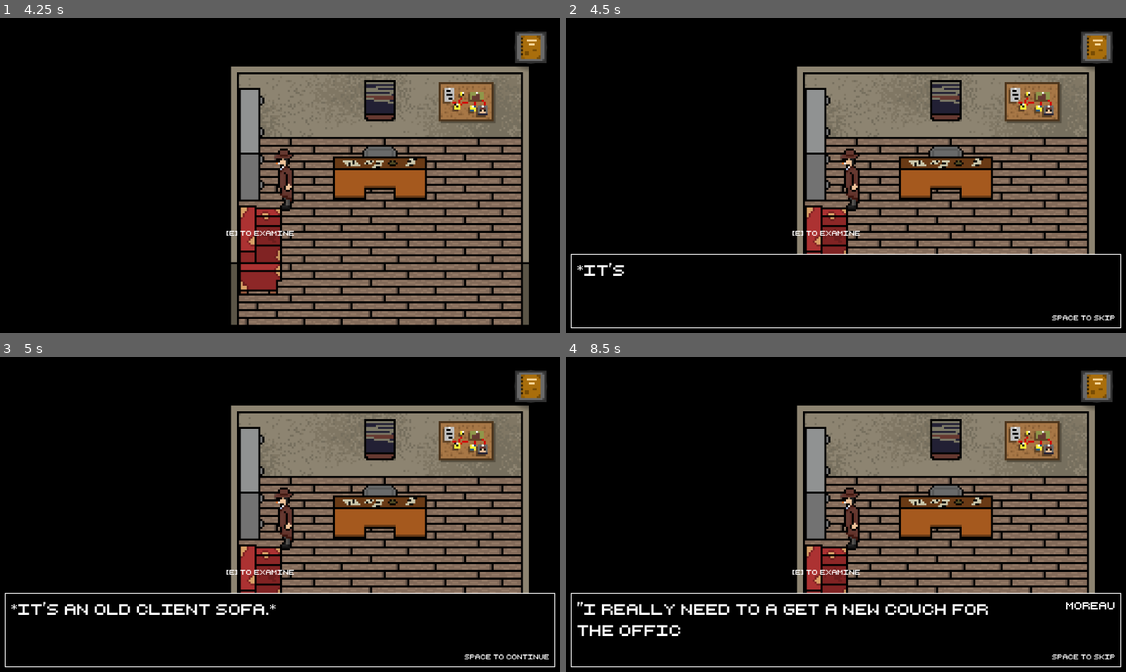
Above: before the commit, frames 1-4 (two rows, left to right).
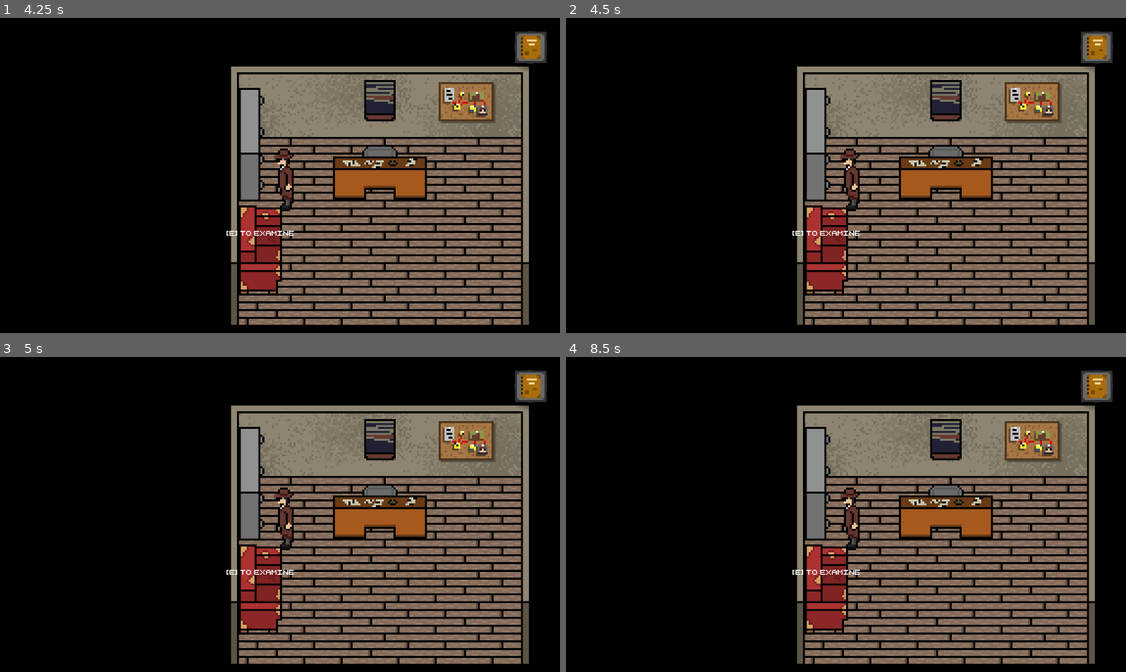
Above: after the commit, the same moments.

Repository: HuskyGameDev/2024f-team12
Game: Godot game, scene res://Game/levels/LevelOne/LevelOne.tscn
Two runs of this game, one before a commit and one after it. Both use one fixed random seed, a clock stepped at 60 frames per second and the inputs below. This scene is started directly instead of the project's main scene.
Inputs (mouse positions are in pixels of both pictures, inside the frame that each line leads up to):
- Up to frame 1 (4.25 s): click (532, 46) at 0.5 s; tap Enter at 1.25 s; hold E (primary_action) 1.28-2.03 s; hold W (up) 1.28-2.78 s; tap E (primary_action) at 2.1, 3.6 s; tap Space (skip) at 2.75 s; hold E (primary_action) 2.78-3.53 s; hold A (left) from 2.78 s (still down)
- Up to frame 2 (4.5 s): release A (left) at 4.28 s; hold S (down) from 4.28 s (still down); hold E (primary_action) from 4.28 s (still down)
- Up to frame 3 (5 s): keep holding S (down); keep holding E (primary_action); tap Space (skip) at 4.9 s
- Up to frame 4 (8.5 s): release S (down) at 5.03 s; release E (primary_action) at 5.03 s; hold D (right) 5.03-5.78 s; tap E (primary_action) at 5.1, 6.6, 8.1 s; tap Enter at 5.75 s; hold W (up) 5.78-6.53 s; hold E (primary_action) 5.78-6.53 s; tap Space (skip) at 6.5 s; hold D (right) from 6.53 s (still down); hold E (primary_action) 7.28-8.03 s

Frame 1 is identical in both runs. In frame 2, 10% of the frame differs, in the area x 0-100%, y 74-99%; in frame 3, 11%; in frame 4, 11%.
Error in both runs: Out of bounds get index '0' (on base: 'Array[Node]') (res://Game/ui/door_button.gd:9)

Commit message:
Partial implementation of Multiple choice
doesn't work quite yet but here we are

Diff:
--- a/Entities/Cutscenes/Textbox/Cutscene1.tscn
+++ b/Entities/Cutscenes/Textbox/Cutscene1.tscn
@@ -11,6 +11,13 @@
 border_width_right = 2
 border_width_bottom = 2
 border_color = Color(1, 1, 1, 1)
+
+[sub_resource type="StyleBoxFlat" id="StyleBoxFlat_bap8e"]
+bg_color = Color(0, 0, 0, 1)
+border_width_left = 2
+border_width_top = 2
+border_width_right = 2
+border_width_bottom = 2
 
 [node name="Cutscene1" type="CanvasLayer"]
 script = ExtResource("1_r80i5")
@@ -95,3 +102,65 @@
 visible = false
 position = Vector2(576, 558)
 scale = Vector2(2, 2)
+
+[node name="MarginContainer" type="MarginContainer" parent="."]
+offset_left = 900.0
+offset_top = 151.0
+offset_right = 1138.0
+offset_bottom = 474.0
+
+[node name="Panel2" type="Panel" parent="MarginContainer"]
+layout_mode = 2
+theme_override_styles/panel = SubResource("StyleBoxFlat_bap8e")
+
+[node name="VBoxContainer" type="VBoxContainer" parent="MarginContainer/Panel2"]
+layout_mode = 0
+offset_left = 6.0
+offset_top = 6.0
+offset_right = 232.0
+offset_bottom = 317.0
+
+[node name="Button" type="Button" parent="MarginContainer/Panel2/VBoxContainer"]
+layout_mode = 2
+theme_override_fonts/font = ExtResource("2_dyrlv")
+button_mask = 0
+text = "The test button of the testing test"
+autowrap_mode = 3
+
+[node name="VisibleOnScreenNotifier2D" type="VisibleOnScreenNotifier2D" parent="MarginContainer/Panel2/VBoxContainer/Button"]
+position = Vector2(12, 11)
+
+[node name="Button2" type="Button" parent="MarginContainer/Panel2/VBoxContainer"]
+layout_mode = 2
+theme_override_fonts/font = ExtResource("2_dyrlv")
+button_mask = 0
+text = "Hmm yes perhaps further testing is in order"
+autowrap_mode = 3
+
+[node name="VisibleOnScreenNotifier2D" type="VisibleOnScreenNotifier2D" parent="MarginContainer/Panel2/VBoxContainer/Button2"]
+position = Vector2(11, 13)
+
+[node name="Button3" type="Button" parent="MarginContainer/Panel2/VBoxContainer"]
+layout_mode = 2
+theme_override_fonts/font = ExtResource("2_dyrlv")
+button_mask = 0
+text = "..."
+autowrap_mode = 3
+
+[node name="VisibleOnScreenNotifier2D" type="VisibleOnScreenNotifier2D" parent="MarginContainer/Panel2/VBoxContainer/Button3"]
+position = Vector2(15, 12)
+
+[node name="Button4" type="Button" parent="MarginContainer/Panel2/VBoxContainer"]
+layout_mode = 2
+theme_override_fonts/font = ExtResource("2_dyrlv")
+button_mask = 0
+text = "..."
+autowrap_mode = 3
+
+[node name="VisibleOnScreenNotifier2D" type="VisibleOnScreenNotifier2D" parent="MarginContainer/Panel2/VBoxContainer/Button4"]
+position = Vector2(16, 12)
+
+[connection signal="pressed" from="MarginContainer/Panel2/VBoxContainer/Button" to="." method="_on_button_pressed"]
+[connection signal="pressed" from="MarginContainer/Panel2/VBoxContainer/Button2" to="." method="_on_button_2_pressed"]
+[connection signal="pressed" from="MarginContainer/Panel2/VBoxContainer/Button3" to="." method="_on_button_3_pressed"]
+[connection signal="pressed" from="MarginContainer/Panel2/VBoxContainer/Button4" to="." method="_on_button_4_pressed"]
--- a/Entities/Cutscenes/Textbox/cutscene_1.gd
+++ b/Entities/Cutscenes/Textbox/cutscene_1.gd
@@ -5,14 +5,17 @@
 #NOTE
 # 1. clamp width of text box?
 # 2. change format of name to allow for two line names?
-
-
 
 
 @onready var textbox_container = $TextboxContainer
 @onready var label = $TextboxContainer/MarginContainer/HBoxContainer/Label
 @onready var skip_promt = $TextboxContainer/MarginContainer/VBoxContainer/SkipText
 @onready var LOM = $LOM
+@onready var multichoice = $MarginContainer
+@onready var b1 = $MarginContainer/Panel2/VBoxContainer/Button
+@onready var b2 = $MarginContainer/Panel2/VBoxContainer/Button2
+@onready var b3 = $MarginContainer/Panel2/VBoxContainer/Button3
+@onready var b4 = $MarginContainer/Panel2/VBoxContainer/Button4
 
 @onready var speaker = $TextboxContainer/MarginContainer/VBoxContainer/speaker
 
@@ -26,6 +29,11 @@
 var blackscreen = false
 var minigame = false
 var minigamevisible = false
+var multiplechoice = false
+var mcv = true
+var correctanswer = 0
+var buttonjustpressed = false
+var buttonpressed = -5
 
 @onready var tween = get_tree().create_tween().bind_node(self)
 
@@ -62,7 +70,7 @@
 				change_state(State.FINISHED)
 			pass
 		State.FINISHED:
-			if Input.is_action_just_pressed("skip") && minigame == false:
+			if Input.is_action_just_pressed("skip") && minigame == false && multiplechoice == false:
 				change_state(State.READY)
 				if text_queue.is_empty():
 					hide_textbox()
@@ -79,10 +87,31 @@
 				minigame = false
 				minigamevisible = false
 				change_state(State.READY)
+			if multiplechoice == true && mcv == false:
+				mcv = true
+				multichoice.show()
+
+			if buttonjustpressed == true && buttonpressed == correctanswer:
+				multichoice.hide()
+				buttonjustpressed = false
+				multiplechoice = false
+				mcv = false
+				correctanswer = 0
+				buttonpressed = -5
+			if buttonjustpressed == true && buttonpressed != correctanswer:
+				multichoice.hide()
+				buttonjustpressed = false
+				multiplechoice = false
+				mcv = false
+				correctanswer = 0
+				buttonpressed = -5
 
 func hide_textbox():
 	if minigamevisible:
 		LOM.hide()
+	if mcv:
+		multichoice.hide()
+		mcv = false
 	label.text = ""
 	skip_promt.text = ""
 	speaker.text = ""
@@ -96,7 +125,7 @@
 	var spk = speakerson.pop_front()
 	if skip_promt.hidden:
 		skip_promt.show()
-	if spk != 3:
+	if spk < 3:
 		skip_promt.text = "Space to skip"
 	else:
 		skip_promt.hide()
@@ -113,6 +142,9 @@
 			speakertwo = true
 	if spk == 3:
 		minigame = true
+	if spk >= 4 && spk <= 7:
+		place_buttons()
+		multiplechoice = true
 
 	var next_text = text_queue.pop_front()
 	label.text = next_text
@@ -138,12 +170,66 @@
 
 #note for 'shown', if 0 nothing happens, if 1 toggles speakerone
 #   if 2, toggles speakertwo
+#   if 3, activates minigame
+#   if 4-7, sets respective buttons
 func queue_cutscene(speaker, shown, queabletext):
 	blackscreen = true
 	text_queue.push_back(queabletext)
 	speakers.push_back(speaker)
 	speakerson.push_back(shown)
 
+func adjust_button_box():
+	var boxfinalsize = 0
+	if b1.visible:
+		var button_size = b1.get_minimum_size()
+		boxfinalsize += button_size.y
+	if b2.visible:
+		var button_size = b2.get_minimum_size()
+		boxfinalsize += button_size.y
+	if b3.visible:
+		var button_size = b3.get_minimum_size()
+		boxfinalsize += button_size.y
+	if b4.visible:
+		var button_size = b4.get_minimum_size()
+		boxfinalsize += button_size.y
+
+func place_buttons():
+	var curbutt = speakerson.pop_front()
+	speakers.pop_front()
+	while curbutt != 8:
+		if curbutt == 4:
+			b1.show()
+			b1.text = text_queue.pop_front()
+		if curbutt == 5:
+			b2.show()
+			b2.text = text_queue.pop_front()
+		if curbutt == 6:
+			b3.show()
+			b3.text = text_queue.pop_front()
+		if curbutt == 7:
+			b4.show()
+			b4.text = text_queue.pop_front()
+		speakers.pop_front()
+		curbutt = speakerson.pop_front()
+	correctanswer = curbutt
+	multichoice.show()
+	adjust_button_box()
+
+func _on_button_pressed() -> void:
+	buttonjustpressed = true
+	buttonpressed = 1
+
+func _on_button_2_pressed() -> void:
+	buttonjustpressed = true
+	buttonpressed = 2
+
+func _on_button_3_pressed() -> void:
+	buttonjustpressed = true
+	buttonpressed = 3
+
+func _on_button_4_pressed() -> void:
+	buttonjustpressed = true
+	buttonpressed = 4
 
 func change_state(st):
 	current_state = st
--- a/Entities/Interactions/LevelOneInteractables/scripts/desk_interaction.gd
+++ b/Entities/Interactions/LevelOneInteractables/scripts/desk_interaction.gd
@@ -24,8 +24,14 @@
 	#QTE? text box game?
 	# TEST
 	# text_box.queue_cutscene("Quick!", 3, "")
+	text_box.queue_cutscene("Moreau", 4, "\"What can you tell me about your-\"")
+	text_box.queue_cutscene("Moreau", 4, "Husband")
+	text_box.queue_cutscene("Moreau", 5, "Son")
+	text_box.queue_cutscene("Moreau", 6, "Dog")
+	text_box.queue_cutscene("Moreau", 7, "...")
+	text_box.queue_cutscene("Moreau", 8, "...")
 	# TEST
-	text_box.queue_cutscene("Moreau", 0, "\"What can you tell me about your husband Tony?\"")
+	# text_box.queue_cutscene("Moreau", 0, "\"What can you tell me about your husband Tony?\"")
 	text_box.queue_cutscene("Woman", 0, "\"I think he got involved with some bad people. We run a restaurant together, and we’ve fallen on tough times lately.\"")
 	text_box.queue_cutscene("Woman", 0, "\"He mentioned something about The Mafia being able to help us with our issues so that we can stay afloat.\"")
 	text_box.queue_cutscene("Moreau", 0, "\" Is there anything else you can think of, did anyone have any reason to hurt your husband or your business?\"")
Not shown: 1 places in Entities/Cutscenes/Textbox/Cutscene1.tscn that only renumber resources
